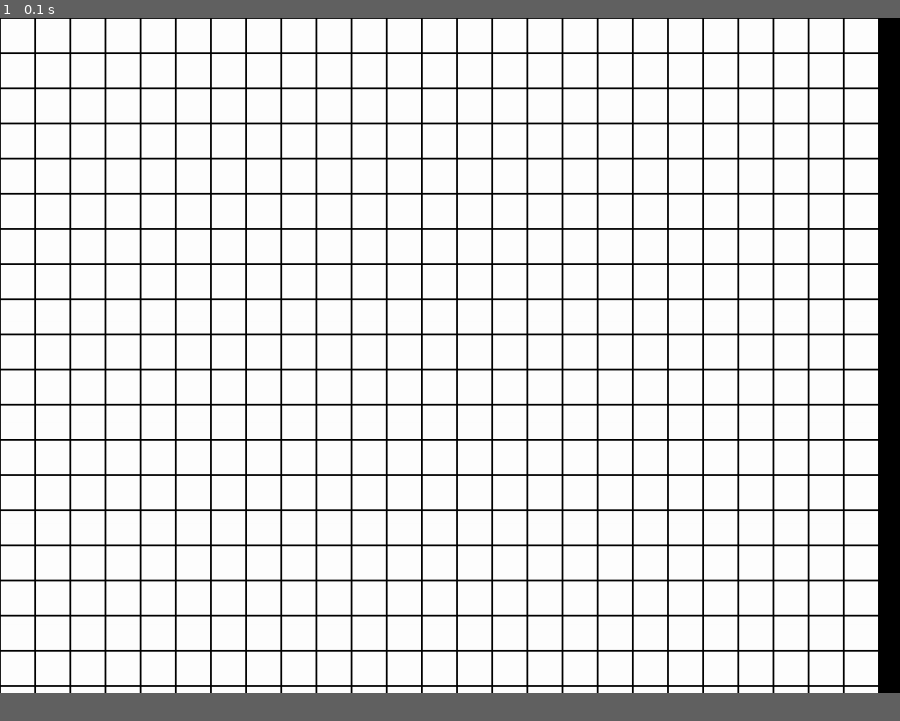
Above: before the commit, frame 1.
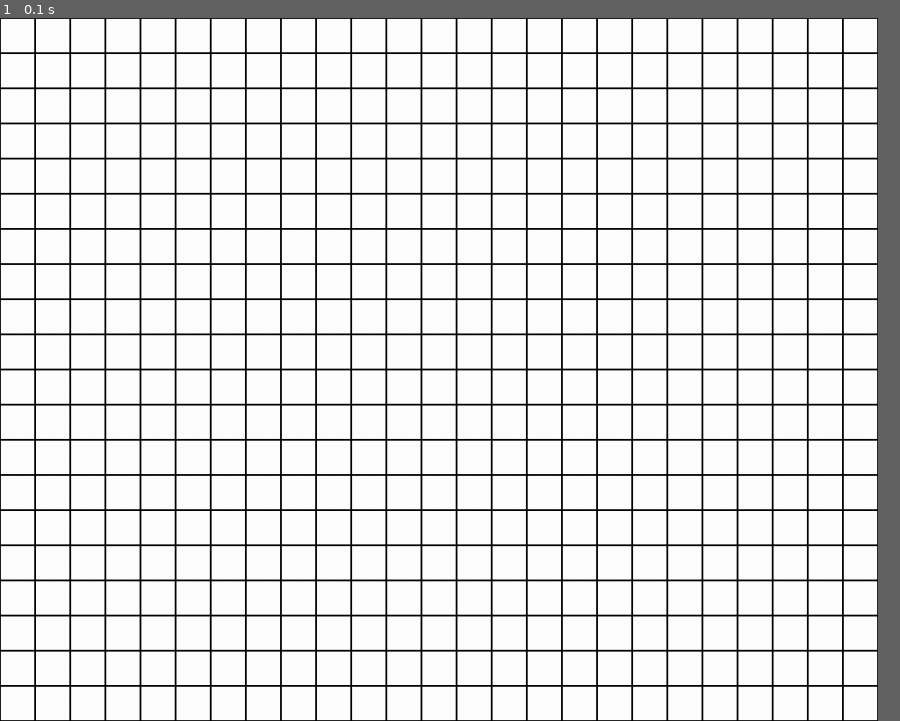
Above: after the commit, the same moment.

Repository: JonGift/Pygame-Rpg
Game: pygame game, started from main.py
The game is run twice, just before and just after one commit, with the same random seed, the same clock (stepped at 60 frames per second) and the same inputs.
Inputs:
- Up to frame 1 (0.1 s): no input
In our replay, the window is 900x675 before the commit and 878x703 after it. These sizes can differ from the game's own. Grey fills any space a smaller window leaves; there, only what the larger window draws over its background counts as a difference.

The runs differ from the first frame. In frame 1, 6.8% of the frame differs, in the area x 0-98%, y 0-100%.

Commit message:
Runs but player still not drawing for some reason

Diff:
--- a/constants.py
+++ b/constants.py
@@ -24,8 +24,8 @@
 LIGHT_GREEN = (0,255,0)
 
 # Screen dimensions
-SCREEN_WIDTH  = 1024
-SCREEN_HEIGHT = 768
+SCREEN_WIDTH  = 1000
+SCREEN_HEIGHT = 800
 
 #Tile size
 TILE_SIZE = 40
--- a/main.py
+++ b/main.py
@@ -6,18 +6,24 @@
 import tiles
 import player
 
-fps_clock = pygame.time.Clock()
+clock = pygame.time.Clock()
 pygame.init()
 display_surface = pygame.display.set_mode((constants.SCREEN_WIDTH, constants.SCREEN_HEIGHT))
 pygame.display.set_caption('An rpg')
 temp = pygame.image.load('img/blank_tile.png')
 temp = tiles.map(25,20,'temp')
 
-while True:
+done = False
+
+player = player.Player()
+while not done:
     temp.update(display_surface)
+    player.draw
     for event in pygame.event.get():
         if event.type == pygame.QUIT:
-            pygame.quit()
-            sys.exit
+            done = True
+
+    clock.tick(constants.FPS)
     pygame.display.update()
-    fps_clock.tick(constants.FPS)
+
+pygame.quit()
--- a/player.py
+++ b/player.py
@@ -40,3 +40,4 @@
 
     def draw(self):
         gameDisplay.blit(self.sprite, (self.x_pos, self.y_pos))
+        print("I ran")
